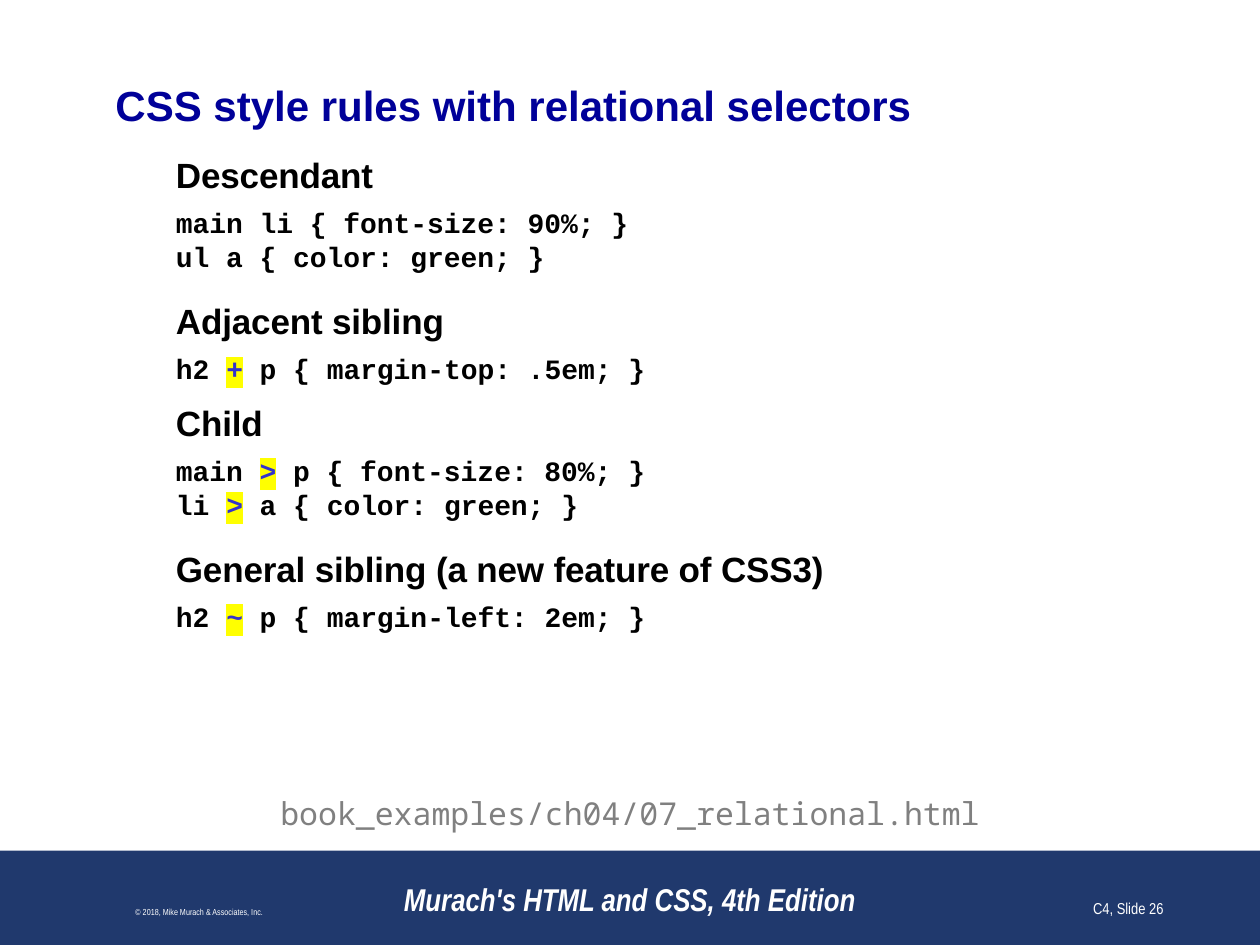
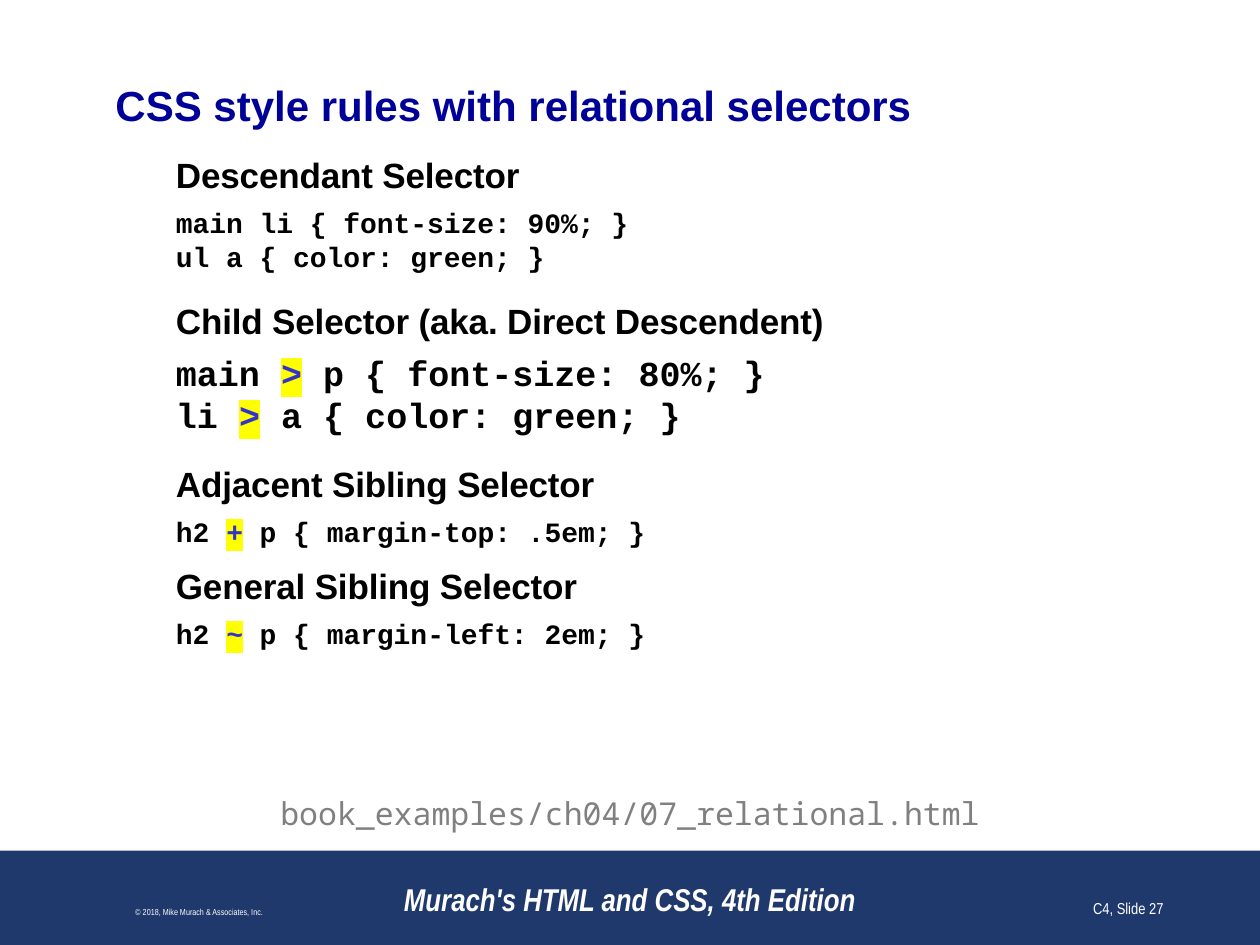
Before and after one commit to paulsmithkc/awd1000_base_lab_and_homework, a slide deck: slide 27 of murach_html_4e/slides/Chapter 4 slides (Revised).pptx (slide 26 before the commit). Drawn at 1260x945 pixels with LibreOffice and Linux fonts; fonts in the diff are those of the drawing; background and template pictures are left out. Boxes give left, top, right and bottom in pixels: in the first picture for what was removed or moved away, otherwise in the second. Text is boxed around its words. In the diff, an @@ line names an element or a change of style, - is before the commit and + after.

```diff
--- a/murach_html_4e/slides/Chapter 4 slides (Revised).pptx
+++ b/murach_html_4e/slides/Chapter 4 slides (Revised).pptx
@@ text at [176,162,519,189]: text changed @@
-Descendant
+Descendant Selector
@@ text at [176,308,824,341]: text changed; size 16 to 20 pt; font Courier New to Arial @@
-Adjacent sibling
-h2 + p { margin-top: .5em; }
-Child
+Child Selector (aka. Direct Descendent)
@@ text at [176,362,723,436]: size 16 to 20 pt in "main > p { font-size: 80%; }", "li > a { color: green; }" @@
@@ text at [176,471,612,605]: text changed @@
-General sibling (a new feature of CSS3)
+Adjacent Sibling Selector
+h2 + p { margin-top: .5em; }
+General Sibling Selector
@@ page number at [1093,902,1163,916]: text changed @@
-C4, Slide 26
+C4, Slide 27
```
Also in this commit, not shown: 20 other slides changed, 1 slide added, 5 slides removed.
